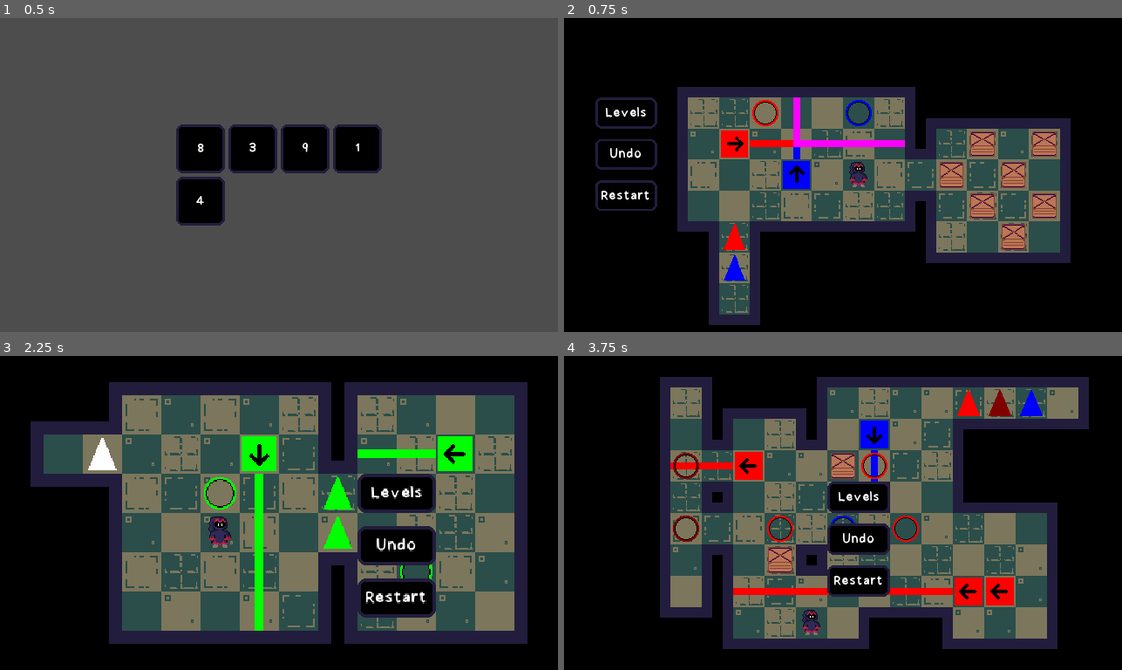
Above: before the commit, frames 1-4 (two rows, left to right).
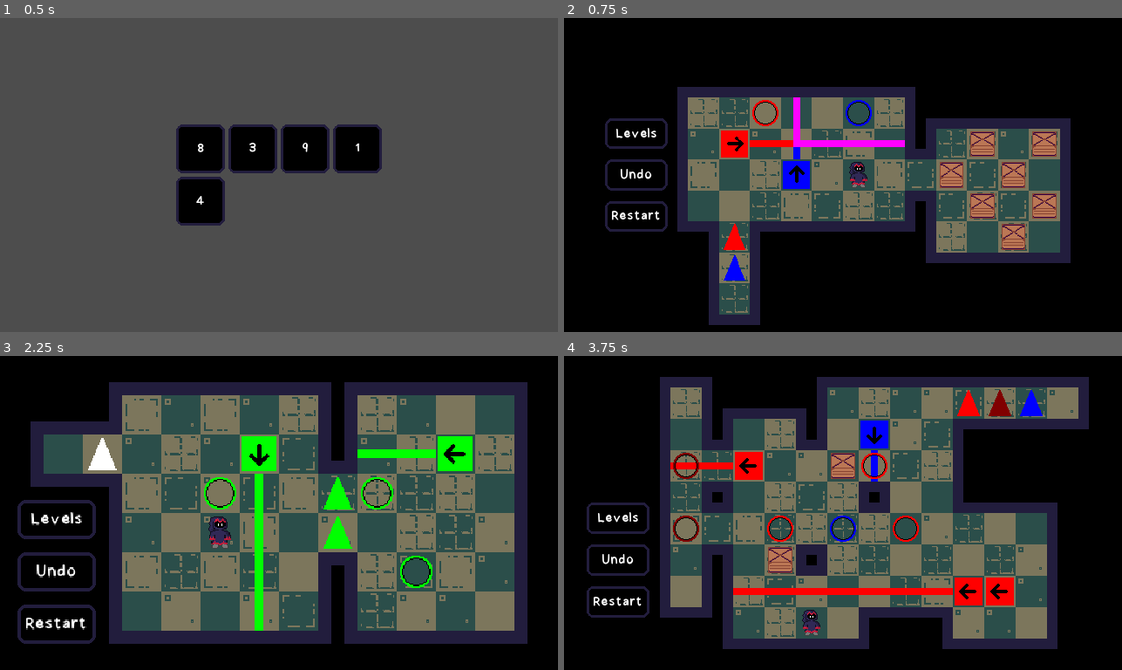
Above: after the commit, the same moments.

Repository: danielday-dev/PirateJam15
Game: Godot game, scene res://Scenes/LevelSelect.tscn
Same seed, same stepped clock (60 frames per second), same inputs: the game is played once before the commit and once after it.
Inputs:
- Up to frame 1 (0.5 s): no input
- Up to frame 2 (0.75 s): click "3" at 0.5 s
- Up to frame 3 (2.25 s): click "Levels" at 1.25 s; click "4" at 2 s
- Up to frame 4 (3.75 s): click "Levels" at 2.75 s; click "8" at 3.5 s

Frame 1 is identical in both runs. In frame 2, 2.0% of the frame differs, in the area x 5-19%, y 25-69%; in frame 3, 6.8%, in the area x 3-79%, y 37-92%; in frame 4, 4.2%.

Commit message:
Level GUI updated.

Diff:
--- a/Scenes/Levels/1.tscn
+++ b/Scenes/Levels/1.tscn
@@ -13,7 +13,6 @@
 
 [node name="Floor" parent="Objects" index="0"]
 layer_0/tile_data = PackedInt32Array(-262151, 0, 0, -196615, 65536, 2, -131079, 0, 1, -65543, 65536, 2, -7, 0, 1, 65529 …(2045 unchanged characters)…
-generateFloor = false
 
 [node name="Walls" parent="Objects" index="1"]
 layer_0/tile_data = PackedInt32Array(-196612, 589824, 2, 196604, 393216, 1, 196605, 655360, 0, 196606, 655360, 0, 19660 …(1797 unchanged characters)…
@@ -27,20 +26,5 @@
 [node name="Wiring" parent="Objects" index="6"]
 connections = Array[ExtResource("2_yltiy")]([SubResource("Resource_egmid")])
 
-[node name="Level Select Button" parent="." index="2"]
-offset_left = -204.0
-offset_top = -84.0
-offset_right = -132.0
-offset_bottom = -48.0
-
-[node name="Undo Button" parent="." index="3"]
-offset_left = -204.0
-offset_top = -36.0
-offset_right = -132.0
-offset_bottom = 0.0
-
-[node name="Restart Button" parent="." index="4"]
-offset_left = -204.0
-offset_top = 12.0
-offset_right = -132.0
-offset_bottom = 48.0
+[node name="GUI" parent="." index="2"]
+position = Vector2(-204, -48)
--- a/Scenes/Levels/3.tscn
+++ b/Scenes/Levels/3.tscn
@@ -19,7 +19,6 @@
 
 [node name="Floor" parent="Objects" index="0"]
 layer_0/tile_data = PackedInt32Array(-131074, 0, 3, -65538, 65536, 3, -2, 0, 0, 65534, 65536, 1, 131070, 0, 3, 196606,  …(3365 unchanged characters)…
-generateFloor = false
 
 [node name="Walls" parent="Objects" index="1"]
 layer_0/tile_data = PackedInt32Array(2, 720896, 2, -65534, 393216, 2, -65535, 589824, 2, -65536, 589824, 2, -1, 589824, …(3149 unchanged characters)…
@@ -32,3 +31,6 @@
 
 [node name="Wiring" parent="Objects" index="6"]
 connections = Array[ExtResource("2_vwptm")]([SubResource("Resource_hm6am"), SubResource("Resource_msgsn")])
+
+[node name="GUI" parent="." index="2"]
+position = Vector2(12, 24)
--- a/Scenes/Levels/4.tscn
+++ b/Scenes/Levels/4.tscn
@@ -37,7 +37,6 @@
 
 [node name="Floor" parent="Objects" index="0"]
 layer_0/tile_data = PackedInt32Array(-196618, 0, 0, -131082, 65536, 3, -65546, 0, 0, -10, 65536, 0, 65526, 0, 2, 131062 …(2430 unchanged characters)…
-generateFloor = false
 
 [node name="Walls" parent="Objects" index="1"]
 layer_0/tile_data = PackedInt32Array(-1, 0, 2, -65537, 0, 1, -131073, 655360, 3, -196608, 589824, 3, -196607, 589824, 3 …(1842 unchanged characters)…
@@ -51,18 +50,5 @@
 [node name="Wiring" parent="Objects" index="6"]
 connections = Array[ExtResource("2_e4kwu")]([SubResource("Resource_g3dnu"), SubResource("Resource_puqy2"), SubResource("Resource_u4t7s"), SubResource("Resource_wnkhu"), SubResource("Resource_6i0ey")])
 
-[node name="Level Select Button" parent="." index="2"]
-offset_left = -312.0
-offset_top = 24.0
-offset_right = -240.0
-offset_bottom = 60.0
-
-[node name="Undo Button" parent="." index="3"]
-offset_left = -312.0
-offset_right = -240.0
-
-[node name="Restart Button" parent="." index="4"]
-offset_left = -312.0
-offset_top = 120.0
-offset_right = -240.0
-offset_bottom = 156.0
+[node name="GUI" parent="." index="2"]
+position = Vector2(-312, 24)
--- a/Scenes/Levels/8.tscn
+++ b/Scenes/Levels/8.tscn
@@ -43,7 +43,6 @@
 
 [node name="Floor" parent="Objects" index="0"]
 layer_0/tile_data = PackedInt32Array(-262153, 0, 2, -196617, 65536, 1, -131081, 0, 2, -65545, 65536, 1, -9, 0, 0, 65527 …(3527 unchanged characters)…
-generateFloor = false
 
 [node name="Walls" parent="Objects" index="1"]
 layer_0/tile_data = PackedInt32Array(-327671, 720896, 0, -196599, 720896, 2, -131063, 720896, 2, -65527, 720896, 2, 9,  …(2841 unchanged characters)…
@@ -57,18 +56,5 @@
 [node name="Wiring" parent="Objects" index="6"]
 connections = Array[ExtResource("2_lt8a5")]([SubResource("Resource_4tppy"), SubResource("Resource_xaog2"), SubResource("Resource_jf4uc"), SubResource("Resource_mxs1a"), SubResource("Resource_8q1ng"), SubResource("Resource_xevqy")])
 
-[node name="Level Select Button" parent="." index="2"]
-offset_left = -286.0
-offset_top = 24.0
-offset_right = -214.0
-offset_bottom = 60.0
-
-[node name="Undo Button" parent="." index="3"]
-offset_left = -286.0
-offset_right = -214.0
-
-[node name="Restart Button" parent="." index="4"]
-offset_left = -286.0
-offset_top = 120.0
-offset_right = -214.0
-offset_bottom = 156.0
+[node name="GUI" parent="." index="2"]
+position = Vector2(-276, 24)
--- a/Scenes/Levels/9.tscn
+++ b/Scenes/Levels/9.tscn
@@ -37,7 +37,6 @@
 
 [node name="Floor" parent="Objects" index="0"]
 layer_0/tile_data = PackedInt32Array(-65537, 0, 1, -1, 65536, 0, 65535, 0, 1, 131071, 65536, 3, 196607, 0, 2, 262143, 6 …(4596 unchanged characters)…
-generateFloor = false
 
 [node name="Walls" parent="Objects" index="1"]
 layer_0/tile_data = PackedInt32Array(589838, 655360, 0, 589837, 524288, 0, 589840, 655360, 0, 393229, 0, 0, 589841, 655 …(3799 unchanged characters)…
@@ -50,3 +49,6 @@
 
 [node name="Wiring" parent="Objects" index="6"]
 connections = Array[ExtResource("2_4wobd")]([SubResource("Resource_hpu87"), SubResource("Resource_rnvk3"), SubResource("Resource_lh7w6"), SubResource("Resource_wq4fr"), SubResource("Resource_div6b")])
+
+[node name="GUI" parent="." index="2"]
+position = Vector2(600, 60)
